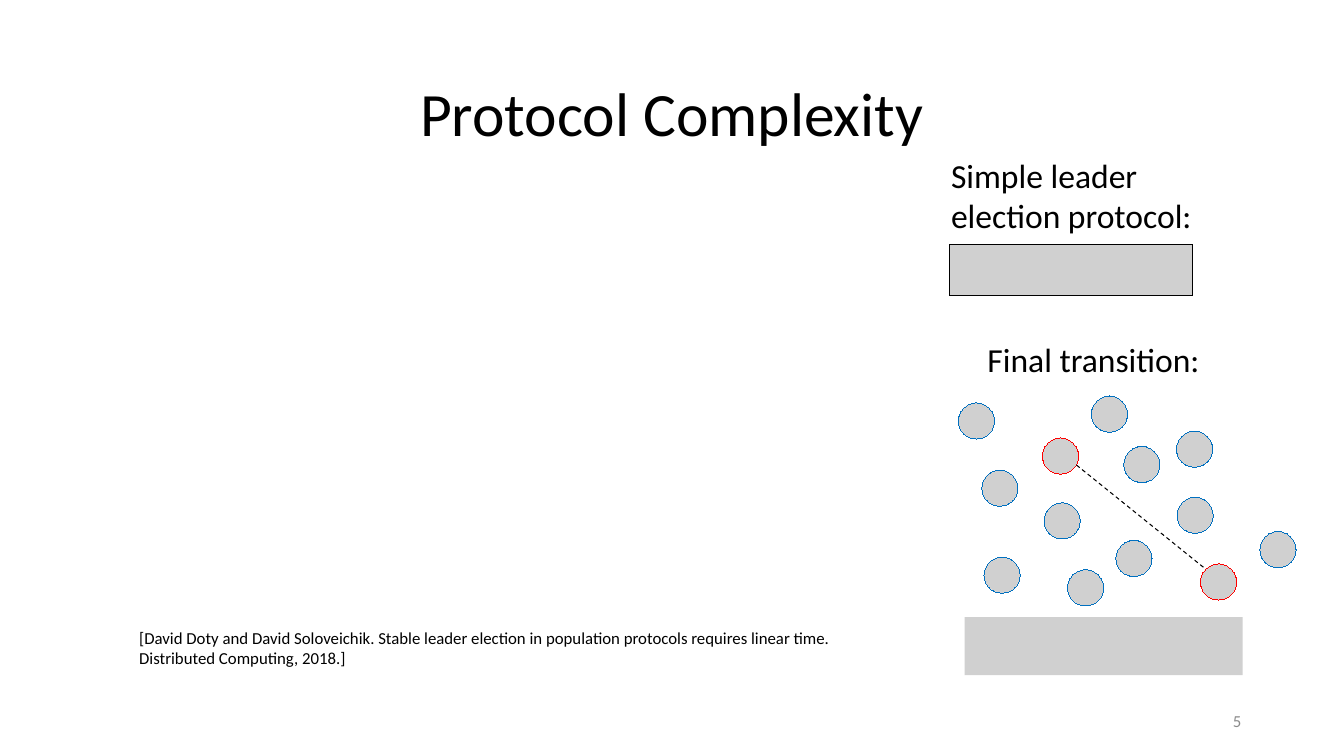
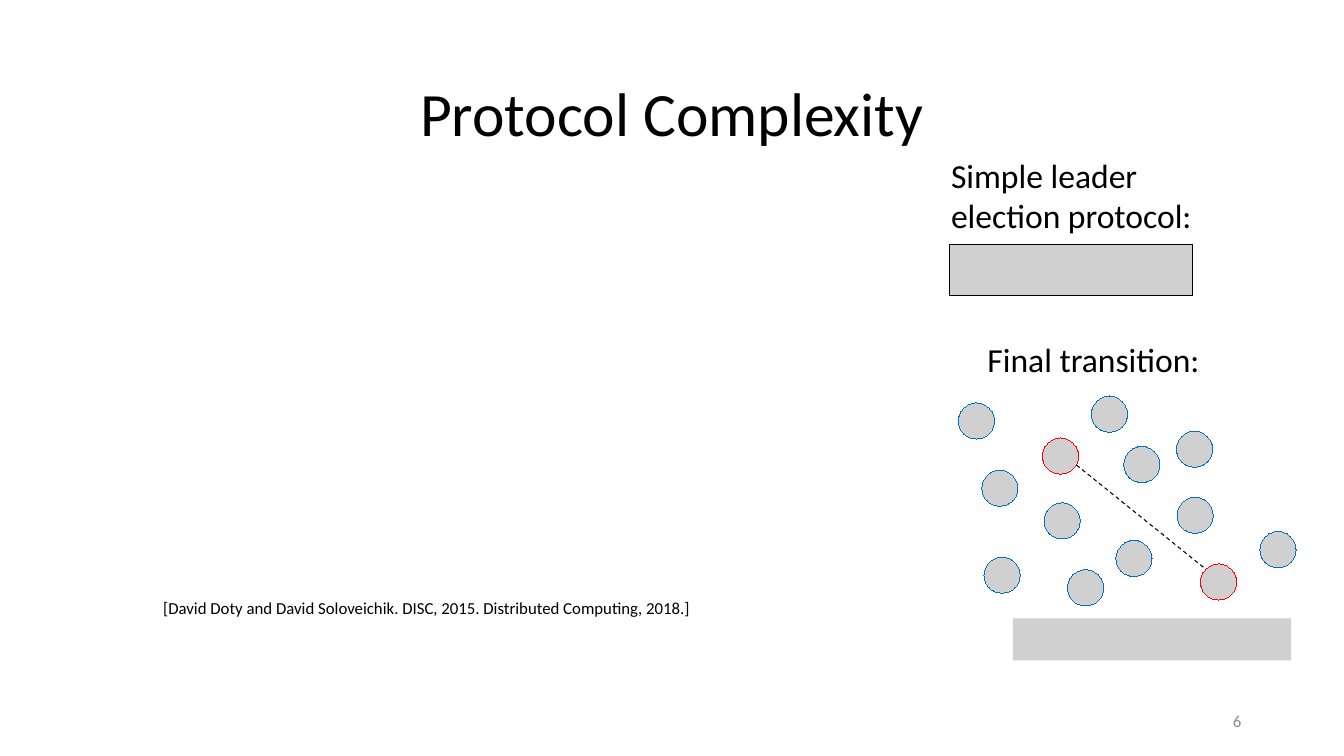
Before and after one commit to EricESeverson/academic-website, a slide deck: slide 6 of static/media/efficient_ssle_talk.pptx (slide 5 before the commit). Drawn at 1344x756 pixels with LibreOffice and Linux fonts; fonts in the diff are those of the drawing; grey boxes stand for pictures. Boxes give left, top, right and bottom in pixels: in the first picture for what was removed or moved away, otherwise in the second. Text is boxed around its words. In the diff, an @@ line names an element or a change of style, - is before the commit and + after.

```diff
--- a/static/media/efficient_ssle_talk.pptx
+++ b/static/media/efficient_ssle_talk.pptx
@@ text at (163, 602, 689, 617): text changed @@
-[David Doty and David Soloveichik. Stable leader election in population protocols requires linear time. Distributed Computing, 2018.]
+[David Doty and David Soloveichik. DISC, 2015. Distributed Computing, 2018.]
@@ picture: place and size @@
-picture at (965, 617, 1243, 676)
+picture at (1013, 618, 1292, 660)
@@ page number at (1233, 716, 1241, 727): text changed @@
-5
+6
```
Also in this commit, not shown: 8 other slides changed, 14 slides added, 18 slides removed, 7 other files.
